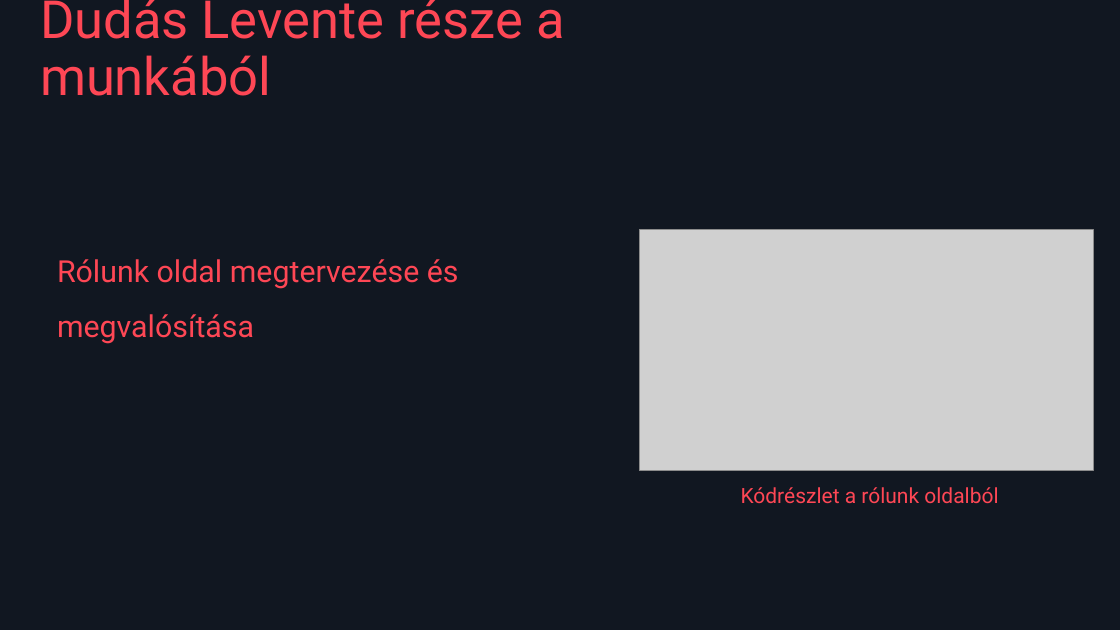
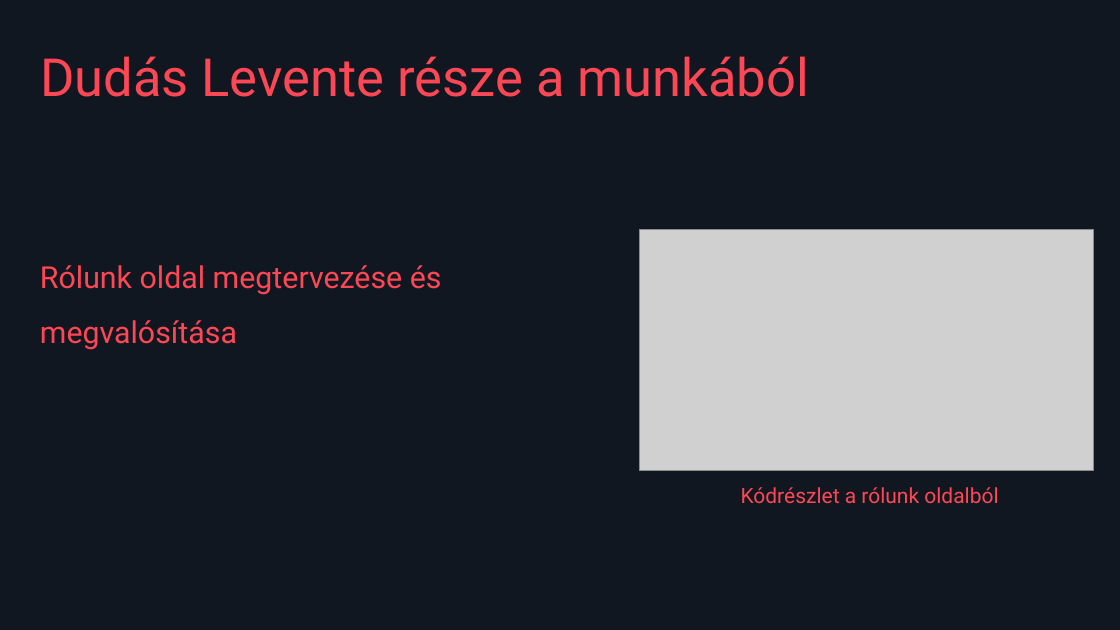
Before and after one commit to Kewkew00/Holy_project, a slide deck: slide 7 of VALORANT útmutató.pptx. Drawn at 1120x630 pixels with LibreOffice and Linux fonts; fonts in the diff are those of the drawing; grey boxes stand for pictures. Boxes give left, top, right and bottom in pixels: in the first picture for what was removed or moved away, otherwise in the second. Text is boxed around its words. In the diff, an @@ line names an element or a change of style, - is before the commit and + after.

```diff
--- a/VALORANT útmutató.pptx
+++ b/VALORANT útmutató.pptx
@@ text "Dudás Levente része a munkából" rewrapped from [40, 0, 565, 96] to [40, 56, 809, 97] @@
@@ text "Rólunk oldal megtervezése és": place and size @@
-text "Rólunk oldal megtervezése és" at [57, 259, 459, 344]
+text "Rólunk oldal megtervezése és" at [40, 265, 442, 350]
```
Also in this commit, not shown: 4 other slides changed, 1 slide added.
